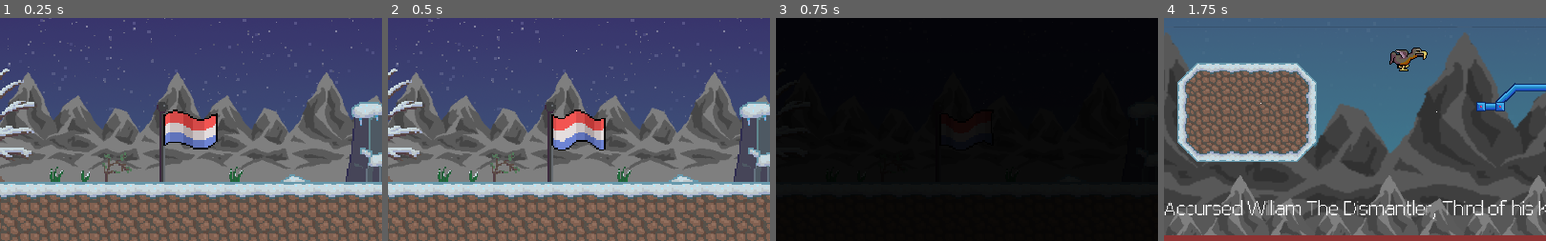
Above: before the commit, frames 1-4 (left to right).
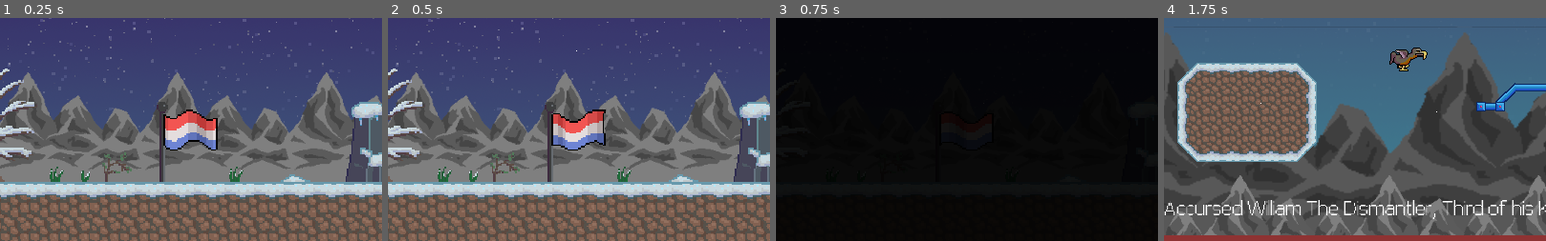
Above: after the commit, the same moments.

Repository: Struckdown/GDQ2021
Game: Godot game, scene res://MainMenu.tscn
The game is run twice, just before and just after one commit, with the same random seed, the same clock (stepped at 60 frames per second) and the same inputs. The engine's default icon, where the game draws it, is replaced by a stand-in: a white triangle on a blue panel in a dark square. Sound files missing from this copy of the repository are replaced by a short silence.
Inputs:
- Up to frame 1 (0.25 s): no input
- Up to frame 2 (0.5 s): no input
- Up to frame 3 (0.75 s): click "Play" at 0.5 s
- Up to frame 4 (1.75 s): hold D (right) from 1.28 s (still down); tap Shift (dash) at 1.35 s; tap Space (jump) at 1.52 s
The pictures show only the part of the screen within x 26-76%, y 43-93%; the shares and areas given below are measured in that part.

The runs differ from the first frame. In frame 1, 2.0% of the frame differs, in the area x 43-57%, y 41-60%; in frame 2, 1.9%; in frame 3, less than 0.1%; in frame 4, nothing differs.

Commit message:
Integrated main menu music

Diff:
--- /dev/null
+++ b/BGM.tscn
@@ -0,0 +1,9 @@
+[gd_scene load_steps=3 format=2]
+
+[ext_resource path="res://BGM/GDQ - 2021 - BGM - Main Menu Idle Song 1.mp3" type="AudioStream" id=1]
+[ext_resource path="res://Scripts/BGM.gd" type="Script" id=2]
+
+[node name="BGM" type="AudioStreamPlayer"]
+stream = ExtResource( 1 )
+autoplay = true
+script = ExtResource( 2 )
--- a/MainLevel.gd
+++ b/MainLevel.gd
@@ -5,7 +5,7 @@
 # Called when the node enters the scene tree for the first time.
 func _ready():
 	CameraManager.cameraRef = $Dodo/Camera2D
-	pass # Replace with function body.
+	BGM.requestSong("res://BGM/GDQ - 2021 - BGM Phase 1 - Intro.mp3")
 
 
 # Called every frame. 'delta' is the elapsed time since the previous frame.
@@ -16,11 +16,10 @@
 func _on_BGM_finished():
 	match playingSong:
 		"intro":
-			$BGM.stream = load("res://BGM/GDQ - 2021 - BGM Phase 1 - Main 1.mp3")
+			BGM.requestSong("res://BGM/GDQ - 2021 - BGM Phase 1 - Main 1.mp3")
 			playingSong = "main"
 		"main":
 			pass	# keep playing the same song
-	$BGM.play()
 
 
 func _on_Dodo_died():
--- a/MainLevel.tscn
+++ b/MainLevel.tscn
@@ -1,10 +1,9 @@
-[gd_scene load_steps=14 format=2]
+[gd_scene load_steps=13 format=2]
 
 [ext_resource path="res://Dodo/Dodo.tscn" type="PackedScene" id=1]
 [ext_resource path="res://health.tscn" type="PackedScene" id=2]
 [ext_resource path="res://Environment/Terrain.tscn" type="PackedScene" id=3]
 [ext_resource path="res://Mechs/BossHp.tscn" type="PackedScene" id=4]
-[ext_resource path="res://BGM/GDQ - 2021 - BGM Phase 1 - Intro.mp3" type="AudioStream" id=5]
 [ext_resource path="res://MainLevel.gd" type="Script" id=6]
 [ext_resource path="res://WorkingPauseMenu.tscn" type="PackedScene" id=8]
 [ext_resource path="res://Mechs/KillerDutchMech.tscn" type="PackedScene" id=9]
@@ -123,14 +122,9 @@
 "_edit_use_anchors_": false
 }
 
-[node name="BGM" type="AudioStreamPlayer" parent="."]
-stream = ExtResource( 5 )
-autoplay = true
-
 [node name="KillerDutchMech" parent="." instance=ExtResource( 9 )]
 position = Vector2( 1132.71, -366.651 )
 z_index = -1
 bossHPRef = NodePath("../Boss/BossHp")
 
 [connection signal="died" from="Dodo" to="." method="_on_Dodo_died"]
-[connection signal="finished" from="BGM" to="." method="_on_BGM_finished"]
--- a/MainMenu.tscn
+++ b/MainMenu.tscn
@@ -95,6 +95,7 @@
 position = Vector2( 515.958, 429.513 )
 scale = Vector2( 2.20263, 2.14316 )
 frames = SubResource( 5 )
+frame = 1
 playing = true
 
 [node name="GameTerrain" type="TileMap" parent="."]
--- /dev/null
+++ b/Scripts/BGM.gd
@@ -0,0 +1,17 @@
+extends AudioStreamPlayer
+
+var curSong = null
+
+# Called when the node enters the scene tree for the first time.
+func _ready():
+	pass # Replace with function body.
+
+
+# Called every frame. 'delta' is the elapsed time since the previous frame.
+#func _process(delta):
+#	pass
+
+func requestSong(track):
+	curSong = track
+	stream = load(track)
+	play()
--- a/project.godot
+++ b/project.godot
@@ -21,6 +21,7 @@
 
 SceneTransition="*res://SceneTransition.tscn"
 CameraManager="*res://Scripts/CameraManager.tscn"
+BGM="*res://BGM.tscn"
 
 [display]
 
